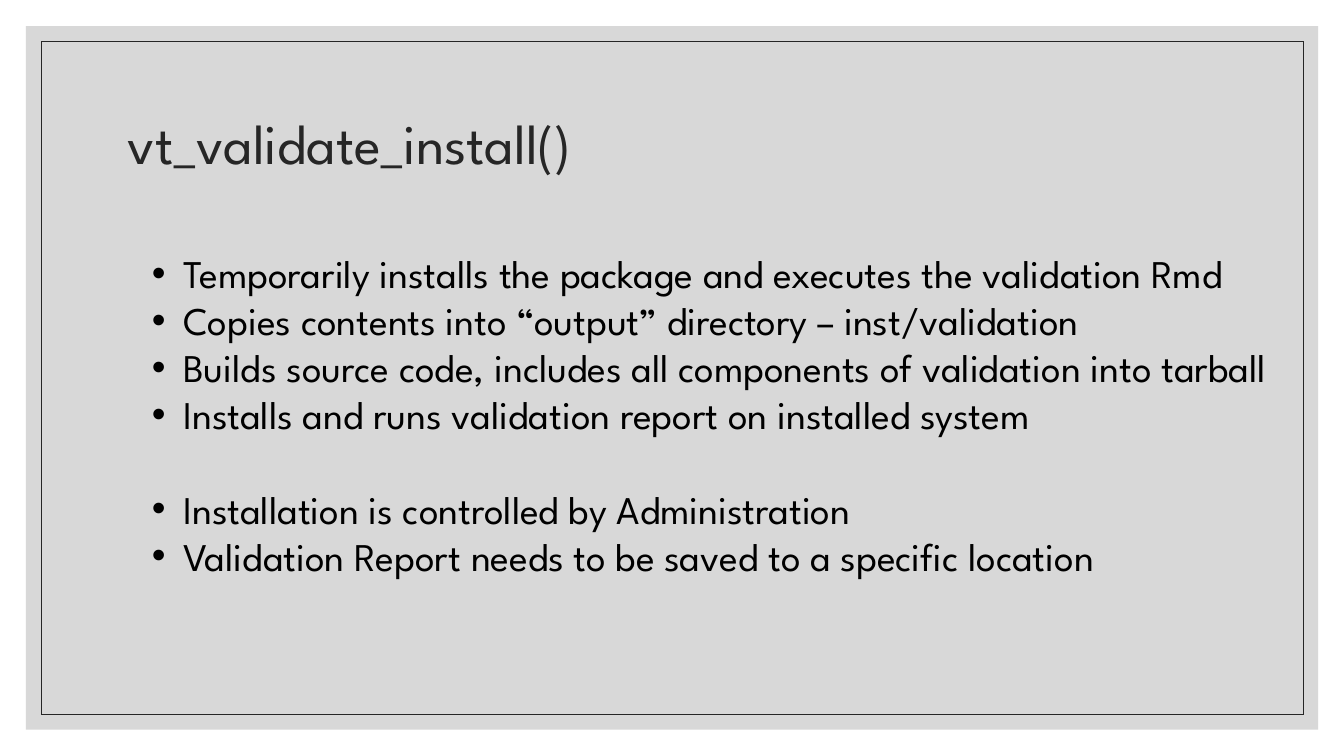
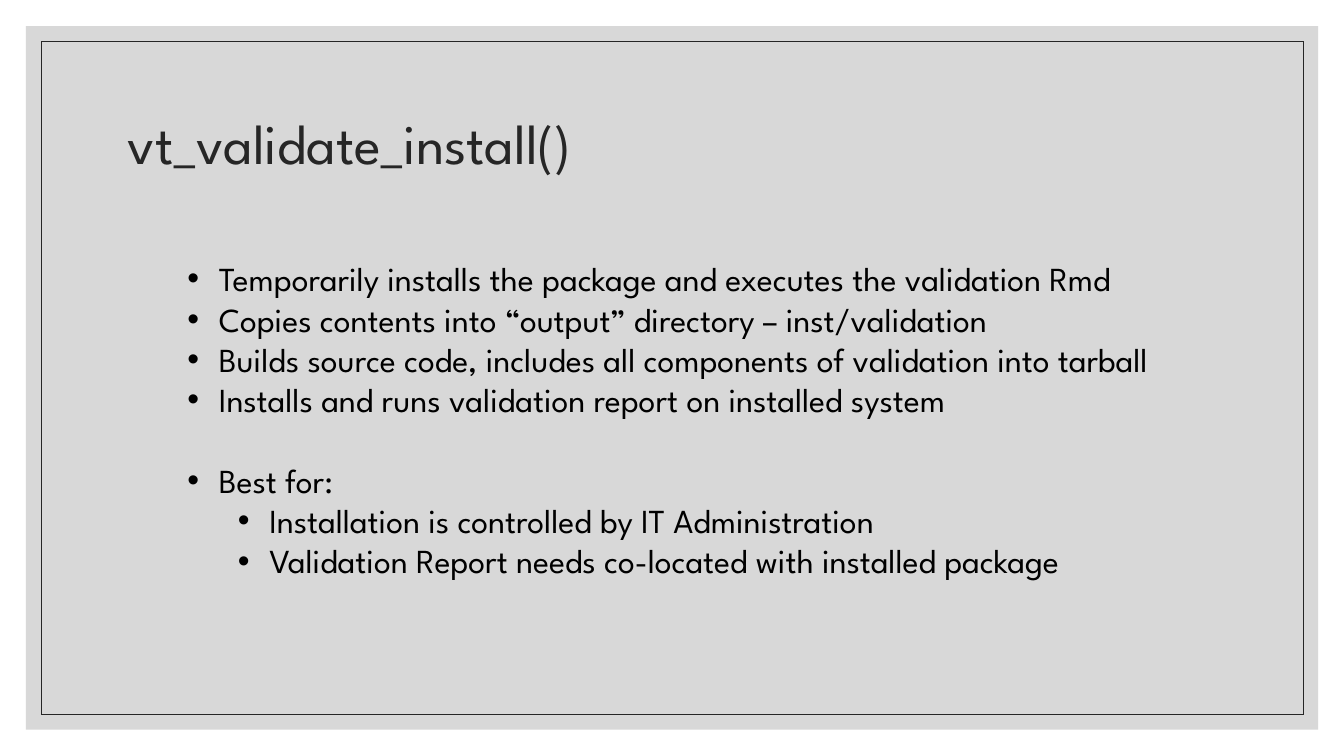
Before and after one commit to FredHutch/R_Package_Validation_Tutorial, a slide deck: slide 8 of Slides/Slides-04-Introduction_to_Valtools/Slides-04-03-Modes_of_Validation/Slides-04-03-Modes_of_Validation.pptx. Drawn at 1344x756 pixels with LibreOffice and Linux fonts; fonts in the diff are those of the drawing. Boxes give left, top, right and bottom in pixels: in the first picture for what was removed or moved away, otherwise in the second. Text is boxed around its words. In the diff, an @@ line names an element or a change of style, - is before the commit and + after.

```diff
--- a/Slides/Slides-04-Introduction_to_Valtools/Slides-04-03-Modes_of_Validation/Slides-04-03-Modes_of_Validation.pptx
+++ b/Slides/Slides-04-Introduction_to_Valtools/Slides-04-03-Modes_of_Validation/Slides-04-03-Modes_of_Validation.pptx
@@ text "Temporarily installs the package and ...": place and size @@
-text "Temporarily installs the package and ..." at (183, 261, 1265, 579)
+text "Temporarily installs the package and ..." at (219, 268, 1148, 581)
@@ text at (219, 268, 1148, 419): size 28 to 24 pt in "Temporarily installs the package and executes the ...", "Copies contents into “output” directory – inst/validation", "Builds source code, includes all components of ...", "Installs and runs validation report on installed ..." @@
@@ text at (219, 469, 1058, 581): text changed; size 28 to 24 pt @@
-• Installation is controlled by Administration
-• Validation Report needs to be saved to a specific location
+• Best for:
+  • Installation is controlled by IT Administration
+  • Validation Report needs co-located with installed package
```
Also in this commit, not shown: 3 other slides changed, 2 slides added, 1 other file.
